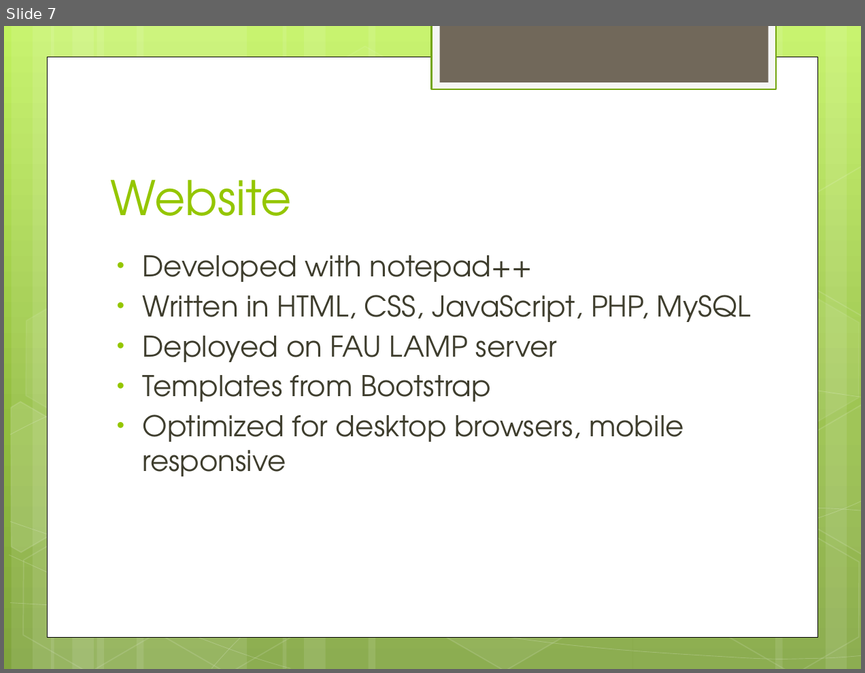
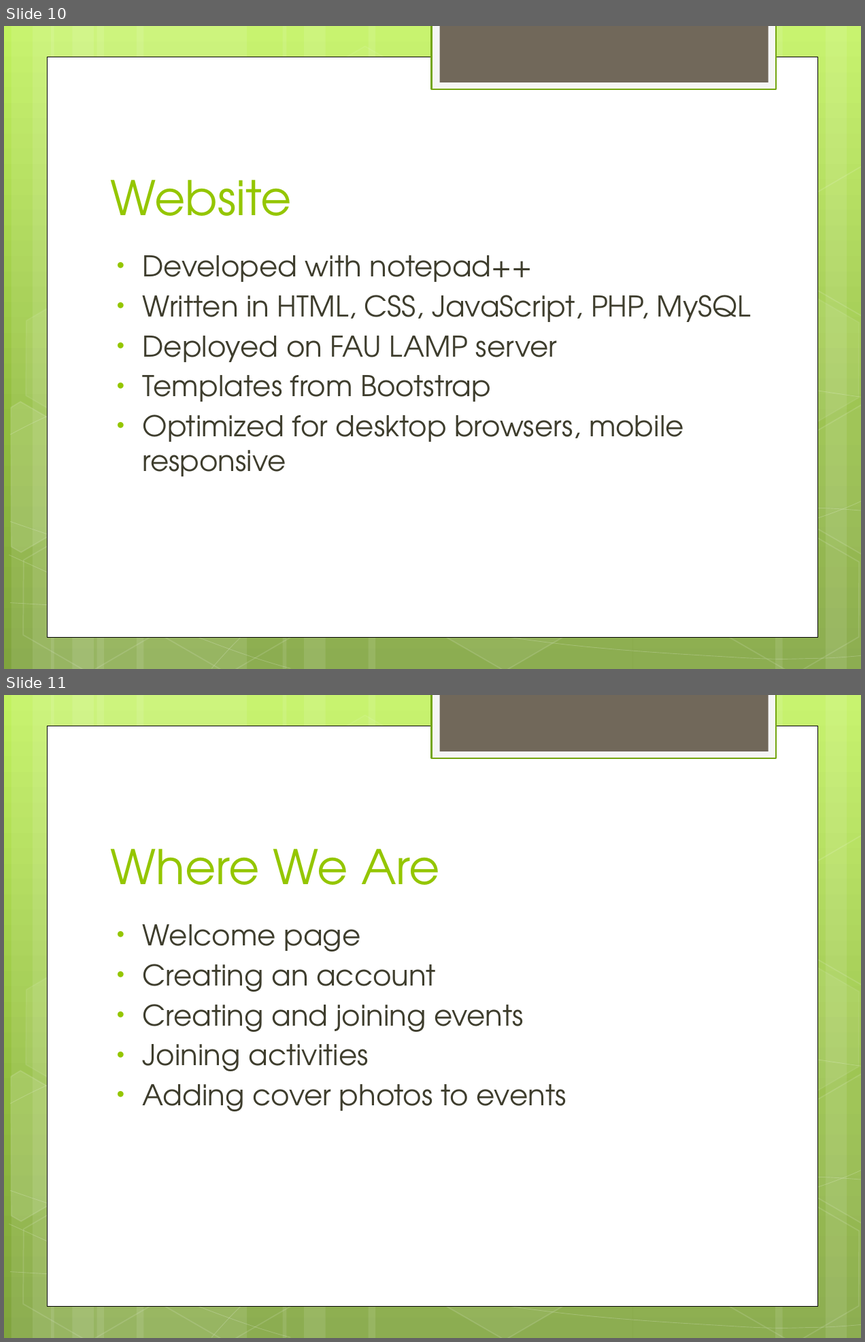
Before and after one commit to Ninjinkai/Couch-Level-Project, a slide deck: Final_Presentation.pptx. Shown one above the other, each under a label of ours: slide 7 before the commit, slides 10 and 11 after it. The pictures are 865x673 and 865x1342 pixels, drawn with LibreOffice and Linux fonts; fonts in the diff are those of the drawing. Boxes give left, top, right and bottom in pixels: in the first picture for what was removed or moved away, otherwise in the second. Text is boxed around its words. In the diff, an @@ line names an element or a change of style, - is before the commit and + after.

```diff
--- a/Final_Presentation.pptx
+++ b/Final_Presentation.pptx
@@ slide 11 added at (x1=4, y1=695, x2=861, y2=1338), background gradient #C3F35F to #93BF3F to #81A53E; not listed: 31 template elements that a slide beside it also shows @@
@@ title added at (x1=110, y1=849, x2=440, y2=885), 40 pt, text #94C600 @@
+Where We Are
@@ text added at (x1=143, y1=924, x2=566, y2=1111), 24 pt, text #3E3D2D @@
+• Welcome page
+• Creating an account
+• Creating and joining events
+• Joining activities
+• Adding cover photos to events
@@ what was slide 7 is now slide 10 @@
```
Also in this commit, not shown: 6 slides changed, 5 other slides added, 1 other file.
